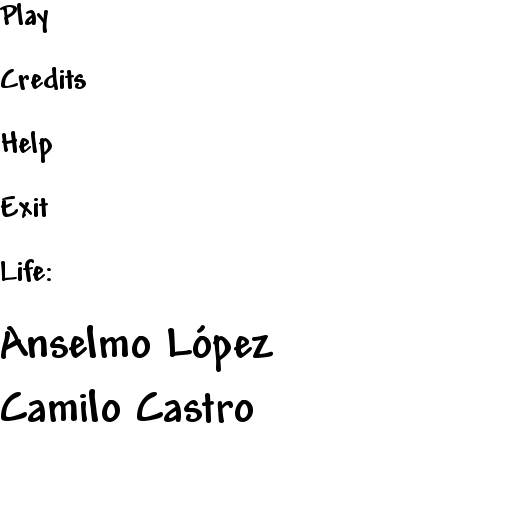
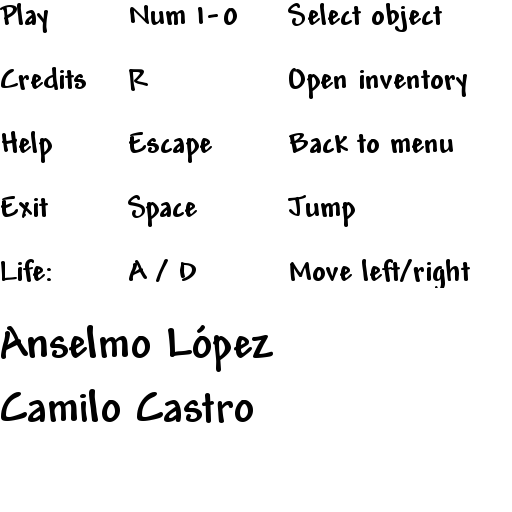
Before/after of a (512, 512) layered artwork. What changed in the layer stack:
added layer "A / D Move left/right" above "Space Jump" over [129, 259, 470, 288]
added layer "Space Jump" above "Escape Back to menu" over [128, 195, 355, 227]
added layer "Escape Back to menu" above "R Open inventory" over [129, 132, 453, 163]
added layer "R Open inventory" above "Num 1-0 Select object" over [129, 68, 467, 99]
added layer "Num 1-0 Select object" above "Credits" over [130, 3, 442, 32]
